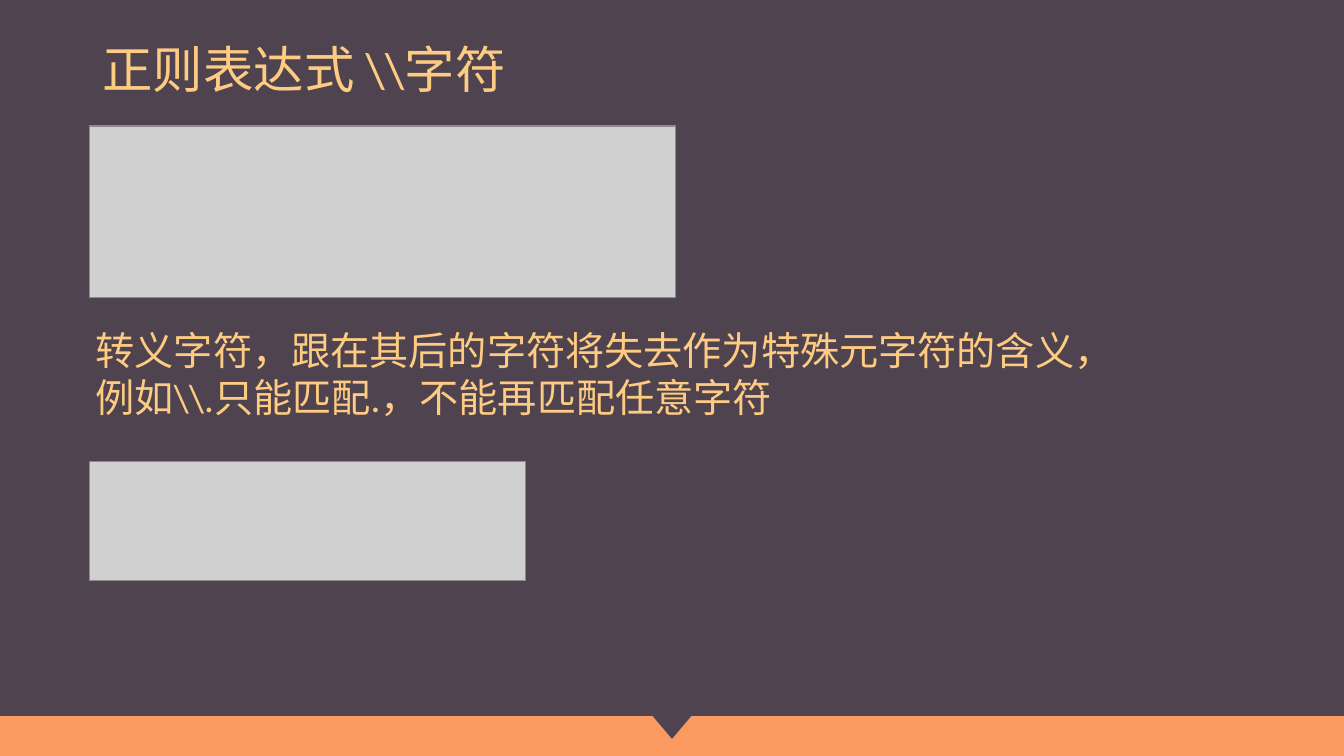
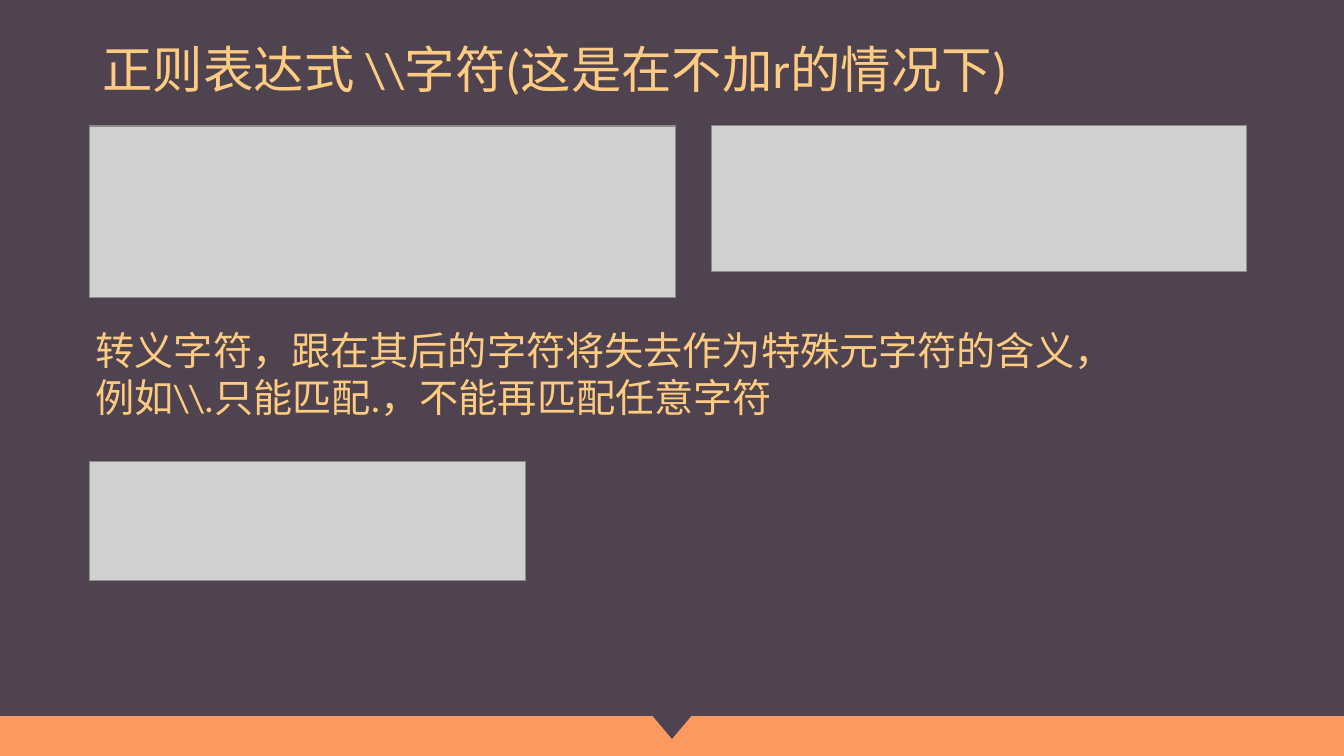
Before and after one commit to Wu-jiaming/-ppt, a slide deck: slide 17 of 正则表达式.pptx. Drawn at 1344x756 pixels with LibreOffice and Linux fonts; fonts in the diff are those of the drawing; grey boxes stand for pictures. Boxes give left, top, right and bottom in pixels: in the first picture for what was removed or moved away, otherwise in the second. Text is boxed around its words. In the diff, an @@ line names an element or a change of style, - is before the commit and + after.

```diff
--- a/正则表达式.pptx
+++ b/正则表达式.pptx
@@ title at <box>102,45,1007,95</box>: text changed @@
-正则表达式 \\字符
+正则表达式 \\字符(这是在不加r的情况下)
@@ picture added at <box>712,126,1246,272</box> @@
```
Also in this commit, not shown: 5 other slides changed.
